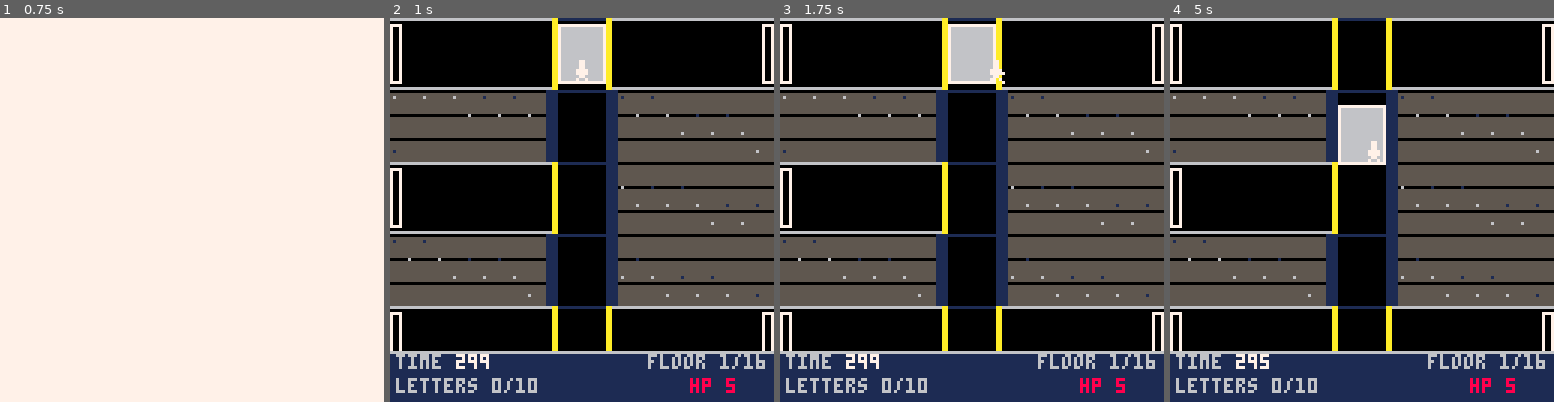
Above: before the commit, frames 1-4 (left to right).
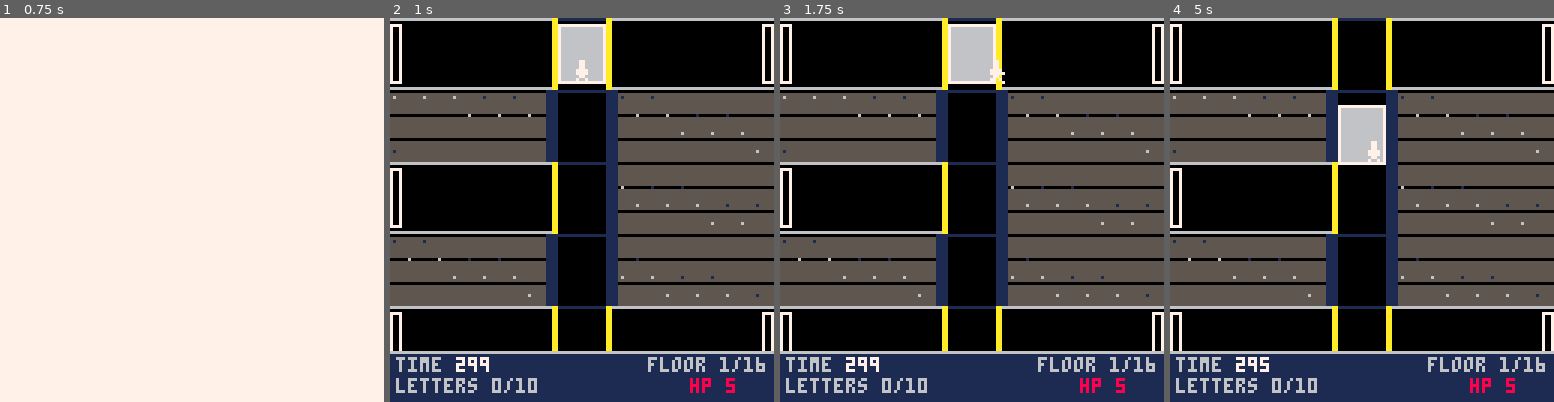
Above: after the commit, the same moments.

Repository: robotpony/game-jams
Game: PICO-8 cartridge 2/2.p8
The game is run twice, just before and just after one commit, with the same random seed, the same clock (stepped at 60 frames per second) and the same inputs.
Inputs:
- Up to frame 1 (0.75 s): tap X (X key) at 0.33 s; tap O (Z key) at 0.7 s
- Up to frame 2 (1 s): no input
- Up to frame 3 (1.75 s): tap X (X key) at 1.07 s; hold Right from 1.6 s (still down); tap O (Z key) at 1.7 s
- Up to frame 4 (5 s): tap X (X key) at 1.85, 2.97, 4.08 s; release Right at 2.1 s; tap O (Z key) every 0.4 s from 2.1 to 4.9 s; hold Up 2.15-2.42 s; hold Right 2.47-3.03 s; hold Left 3.08-3.58 s; hold Down 3.63-3.97 s; hold Right 4.02-4.68 s; hold Up from 4.73 s (still down)

Frame 1 is identical in both runs. In frame 2, 0.8% of the frame differs, in the area x 1-98%, y 87-93%; in frame 3, 0.8%; in frame 4, 0.9%.

Commit message:
Game fixes.

Diff:
--- a/2/2.p8
+++ b/2/2.p8
@@ -137,7 +137,7 @@
       if rnd(100)<robp[pat] then
         local rb={fl=fl,side=side,x=sx+10+flr(rnd(40)),y=floor_ground(fl)-7,
           pat=flr(rnd(3))+1,dir=flr(rnd(2))*2-1,t=30+flr(rnd(60)),flee=0,jumped=false,
-          spd=base_spd*(0.7+rnd(0.6)),skin=flr(rnd(2))}
+          spd=base_spd*(0.7+rnd(0.6)),skin=flr(rnd(3))}
         add(room.robots,rb)
       end
     end
@@ -364,13 +364,13 @@
 end
 
 -- player/robot collision: 1 hp, knockback, brief invulnerability; also ticks invt down
--- robot box is inset 1px each side (bug fix: the full 8x8 box was 1-2px
--- wider than the robot's actual drawn silhouette, making nearby objects hard
--- to search without triggering a hit)
+-- both boxes are inset 2px each side (was: robot only, inset 1px -- still
+-- triggered 2-4px before the sprites actually touched, since the player's
+-- own box was still the full 8x8 too; both sides tightened this pass)
 function hit_check()
   if invt>0 then invt-=1 return end
   for r in all(cur_room.robots) do
-    if r.fl==rfl and px<r.x+7 and px+8>r.x+1 and py<r.y+7 and py+8>r.y+1 then
+    if r.fl==rfl and px<r.x+4 and px+6>r.x+2 and py<r.y+4 and py+6>r.y+2 then
       hp=max(0,hp-1)
       invt=45
       px=mid(0,px+(px<r.x and -6 or 6),120)
@@ -719,10 +719,10 @@
 function draw_hud()
   line(0,111,127,111,6)
   rectfill(0,112,127,127,1)
-  print("time",2,112,6)
-  print(flr(timer/30),22,112,7)
+  print("time",2,113,6)
+  print(flr(timer/30),22,113,7)
   local fl="floor "..cfloor.."/"..nf
-  print(fl,126-4*#fl,112,6)
+  print(fl,126-4*#fl,113,6)
   print("letters "..#inv.."/"..wlen,2,120,6)
   print("hp "..hp,100,120,8)
 end
@@ -778,8 +778,9 @@
     if not o.found then draw_obj(o) end
   end
 
+  local skinbase={19,36,39}
   for r in all(cur_room.robots) do
-    local base=r.skin==0 and 19 or 36
+    local base=skinbase[r.skin+1]
     spr(blink(4) and (r.dir>0 and base+2 or base+1) or base,r.x,r.y)
   end
 
@@ -920,13 +921,13 @@
 0077777000077000000770000d0000d00d0000d00d0000d000333300004444000055550003000030040000400500005003030330040404400505055003000030
 0700007000700700007007000d0000d00d0000d00d0000d000333300004444000055550003000030040000400500005003333330044444400555555003333330
 00000000007007000070070000000000000000000000000000333300004444000055550000000000000000000000000003333330044444400555555000000000
-0444444005555550000bb0000aaaaa00008888000088880000888800000000000000000000000000000000000000000000000000000000000000000000000000
-0400004005000050000bb000aaaaaaa0088888800888888008888880000000000000000000000000000000000000000000000000000000000000000000000000
-0400004005000050000bb000aaaaaaa00888888008aa88800888aa80000000000000000000000000000000000000000000000000000000000000000000000000
-04444440055555500bbbbbb0aaaaaaa0088888800888888008888880000000000000000000000000000000000000000000000000000000000000000000000000
-04000040050000500bbbbbb0aaaaaaa0080000800800008008000080000000000000000000000000000000000000000000000000000000000000000000000000
-0400004005000050000bb000aaaaaaa0080000800800008008000080000000000000000000000000000000000000000000000000000000000000000000000000
-0444444005555550000bb000aaaaaaa0080000800800008008000080000000000000000000000000000000000000000000000000000000000000000000000000
+0444444005555550000bb0000aaaaa00008888000088880000888800002222000022220000222200000000000000000000000000000000000000000000000000
+0400004005000050000bb000aaaaaaa0088888800888888008888880022222200222222002222220000000000000000000000000000000000000000000000000
+0400004005000050000bb000aaaaaaa00888888008aa88800888aa80022222200277222002227720000000000000000000000000000000000000000000000000
+04444440055555500bbbbbb0aaaaaaa0088888800888888008888880022222200222222002222220000000000000000000000000000000000000000000000000
+04000040050000500bbbbbb0aaaaaaa0080000800800008008000080020000200200002002000020000000000000000000000000000000000000000000000000
+0400004005000050000bb000aaaaaaa0080000800800008008000080020000200200002002000020000000000000000000000000000000000000000000000000
+0444444005555550000bb000aaaaaaa0080000800800008008000080020000200200002002000020000000000000000000000000000000000000000000000000
 0000000000000000000bb0000aaaaa00000000000000000000000000000000000000000000000000000000000000000000000000000000000000000000000000
 
 
Not shown, changed: 2/CLAUDE.md
Not shown, changed: 2/DESIGN.md
Not shown, changed: 2/PLAN.md
Not shown, changed: 2/README.md
